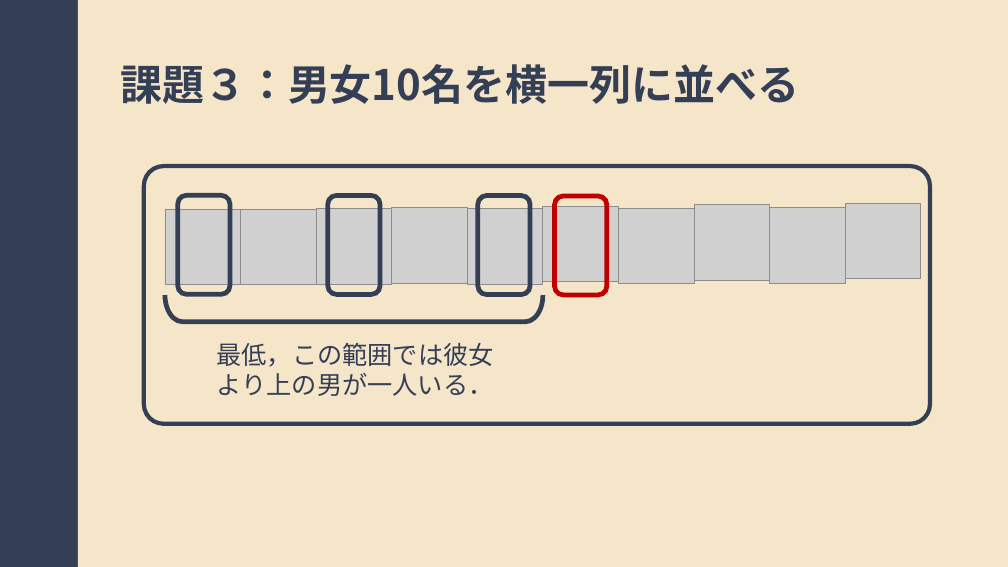
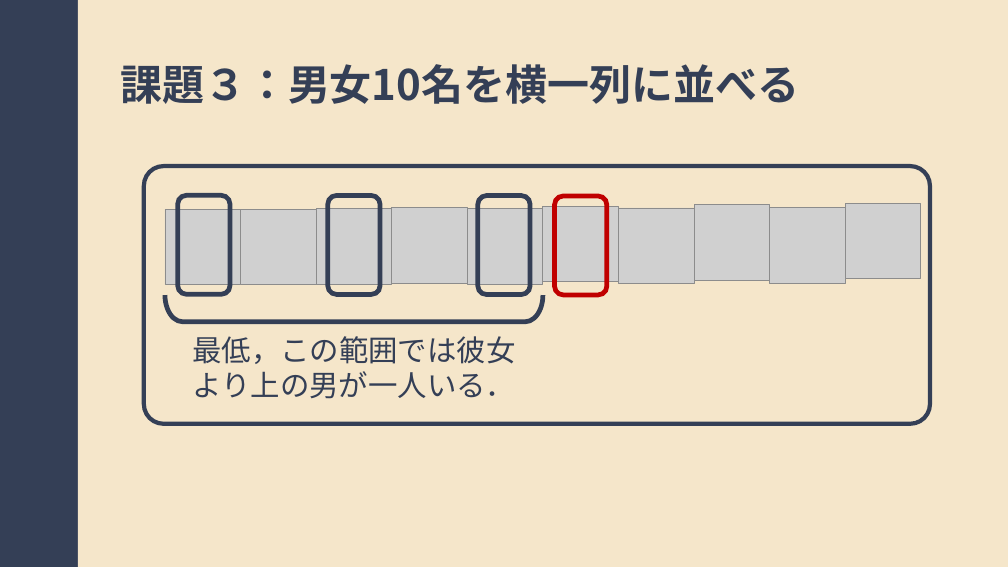
Before and after one commit to imamkhairi/jikkenII, a slide deck: slide 14 of random/presentation/presentation.pptx. Drawn at 1008x567 pixels with LibreOffice and Linux fonts; fonts in the diff are those of the drawing; grey boxes stand for pictures. Boxes give left, top, right and bottom in pixels: in the first picture for what was removed or moved away, otherwise in the second. Text is boxed around its words. In the diff, an @@ line names an element or a change of style, - is before the commit and + after.

```diff
--- a/random/presentation/presentation.pptx
+++ b/random/presentation/presentation.pptx
@@ text "最低，この範囲では彼女より上の男が一人いる．": place and size @@
-text "最低，この範囲では彼女より上の男が一人いる．" at (216, 343, 494, 396)
+text "最低，この範囲では彼女より上の男が一人いる．" at (192, 336, 515, 399)
@@ text "最低，この範囲では彼女より上の男が一人いる．" at (192, 336, 515, 399): size 24 to 28 pt @@
```
Also in this commit, not shown: 7 other slides changed, 13 slides added, 36 other files.
